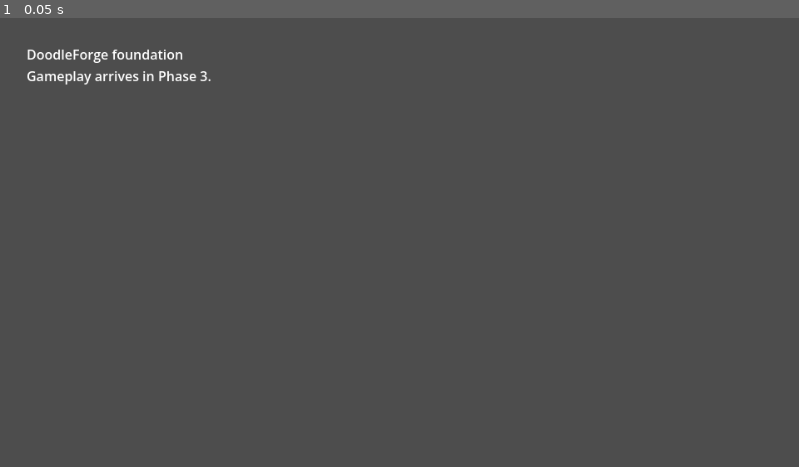
Above: before the commit, frame 1.
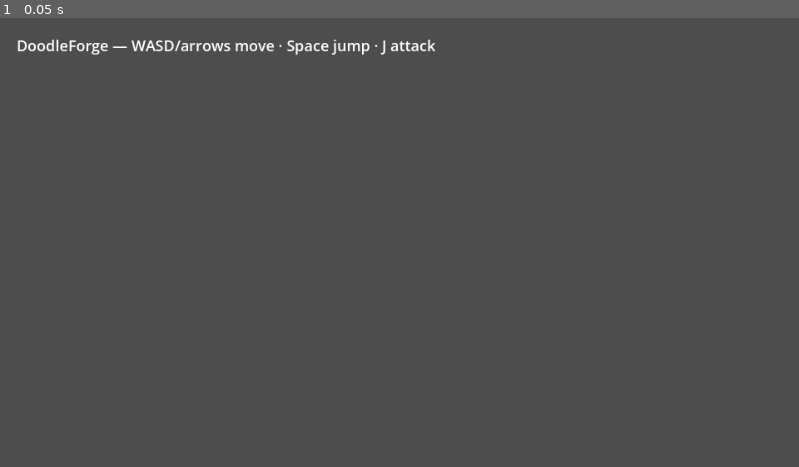
Above: after the commit, the same moment.

Repository: jacokok/doodle-forge
Game: Godot game, scene res://scenes/main.tscn
The game is run twice, just before and just after one commit, with the same random seed, the same clock (stepped at 60 frames per second) and the same inputs.
Inputs:
- Up to frame 1 (0.05 s): no input

The runs differ from the first frame. In frame 1, 1.1% of the frame differs, in the area x 2-55%, y 4-15%.

Commit message:
Busy with phase3

Diff:
--- a/apps/game/scenes/main.tscn
+++ b/apps/game/scenes/main.tscn
@@ -1,8 +1,31 @@
-[gd_scene format=3]
+[gd_scene load_steps=2 format=3]
 
-[node name="Foundation" type="Node2D"]
+[ext_resource type="Script" path="res://scripts/fighter.gd" id="1"]
 
-[node name="Message" type="Label" parent="."]
-offset_left = 32.0
-offset_top = 32.0
-text = "DoodleForge foundation\nGameplay arrives in Phase 3."
+[node name="Arena" type="Node2D"]
+y_sort_enabled = true
+
+[node name="Actors" type="Node2D" parent="."]
+y_sort_enabled = true
+
+[node name="Player" type="CharacterBody2D" parent="Actors"]
+script = ExtResource("1")
+position = Vector2(360, 330)
+
+[node name="Enemy" type="CharacterBody2D" parent="Actors"]
+script = ExtResource("1")
+position = Vector2(450, 330)
+team = 1
+
+[node name="Camera2D" type="Camera2D" parent="."]
+position = Vector2(480, 270)
+position_smoothing_enabled = true
+position_smoothing_speed = 5.0
+current = true
+
+[node name="HUD" type="CanvasLayer" parent="."]
+
+[node name="Status" type="Label" parent="HUD"]
+position = Vector2(20, 20)
+theme_override_font_sizes/font_size = 18
+text = "DoodleForge — WASD/arrows move · Space jump · J attack"
--- /dev/null
+++ b/apps/game/scripts/fighter.gd
@@ -0,0 +1,106 @@
+extends CharacterBody2D
+
+signal health_changed(current: int, maximum: int)
+signal knocked_out
+
+@export var move_speed := 180.0
+@export var maximum_health := 100
+@export var team := 0
+@export var gravity := 900.0
+@export var jump_speed := 360.0
+@export var attack_damage := 10
+@export var attack_range := 100.0
+@export var attack_startup := 0.1
+@export var attack_active := 0.15
+@export var attack_recovery := 0.2
+
+var health: int
+var elevation := 0.0
+var vertical_speed := 0.0
+var facing := 1
+var state := "idle"
+var attack_elapsed := 0.0
+var attack_targets: Dictionary = {}
+var _ko_emitted := false
+
+func _ready() -> void:
+	health = maximum_health
+
+func set_move_intent(direction: Vector2, delta: float) -> void:
+	if state == "knockout":
+		return
+	var normalized := direction.normalized()
+	velocity = normalized * move_speed
+	if direction.x != 0:
+		facing = 1 if direction.x > 0 else -1
+	if state != "attack" and state != "hurt":
+		state = "walk" if direction.length_squared() > 0 else "idle"
+	move_and_slide()
+	_step_jump(delta)
+
+func jump() -> void:
+	if elevation == 0.0 and state != "knockout":
+		vertical_speed = jump_speed
+
+func _step_jump(delta: float) -> void:
+	if elevation > 0.0 or vertical_speed > 0.0:
+		vertical_speed -= gravity * delta
+		elevation = maxf(0.0, elevation + vertical_speed * delta)
+		if elevation == 0.0:
+			vertical_speed = 0.0
+
+func begin_attack() -> void:
+	if state in ["attack", "hurt", "knockout"]:
+		return
+	state = "attack"
+	attack_elapsed = 0.0
+	attack_targets.clear()
+
+func tick_combat(delta: float, opponents: Array[Node]) -> void:
+	if state != "attack":
+		return
+	attack_elapsed += delta
+	var active_start := attack_startup
+	var active_end := active_start + attack_active
+	if attack_elapsed >= active_start and attack_elapsed < active_end:
+		for opponent in opponents:
+			if not is_instance_valid(opponent) or opponent == self or opponent.team == team or attack_targets.has(opponent.get_instance_id()):
+				continue
+			if opponent.elevation > 40.0:
+				continue
+			var offset: Vector2 = opponent.global_position - global_position
+			if offset.x * facing >= 0.0 and absf(offset.x) <= attack_range and absf(offset.y) <= 80.0:
+				attack_targets[opponent.get_instance_id()] = true
+				opponent.take_damage(attack_damage, facing)
+	if attack_elapsed >= active_end + attack_recovery:
+		state = "idle"
+
+func take_damage(amount: int, knockback_direction: int = 0) -> void:
+	if state == "knockout" or amount <= 0:
+		return
+	health = maxi(0, health - amount)
+	health_changed.emit(health, maximum_health)
+	if health == 0:
+		state = "knockout"
+		if not _ko_emitted:
+			_ko_emitted = true
+			knocked_out.emit()
+	else:
+		state = "hurt"
+		velocity.x = knockback_direction * 180.0
+
+func load_character_data(data: Dictionary) -> bool:
+	if int(data.get("schemaVersion", 0)) != 1 or not data.has("stats") or not data.has("attacks"):
+		return false
+	move_speed = float(data.stats.moveSpeed)
+	maximum_health = int(data.stats.health)
+	health = maximum_health
+	if data.attacks.is_empty():
+		return false
+	var attack: Dictionary = data.attacks[0]
+	attack_damage = int(attack.damage)
+	attack_range = float(data.hitboxes[0].rect.width) + 20.0
+	attack_startup = float(attack.startupSeconds)
+	attack_active = float(attack.activeSeconds)
+	attack_recovery = float(attack.recoverySeconds)
+	return true
--- /dev/null
+++ b/apps/game/tests/gameplay.gd
@@ -0,0 +1,50 @@
+extends SceneTree
+
+func _initialize() -> void:
+	var fighter_script = load("res://scripts/fighter.gd")
+	var player = fighter_script.new()
+	var enemy = fighter_script.new()
+	root.add_child(player)
+	root.add_child(enemy)
+	await physics_frame
+	player.position = Vector2.ZERO
+	enemy.position = Vector2(90, 0)
+	player.team = 0
+	enemy.team = 1
+	var fixture_path := "res://../../packages/contracts/fixtures/sprout/v1/character.json"
+	var file := FileAccess.open(fixture_path, FileAccess.READ)
+	if file == null:
+		fail("fixture_unavailable")
+		return
+	var parsed = JSON.parse_string(file.get_as_text())
+	if not parsed is Dictionary or not player.load_character_data(parsed):
+		fail("fixture_load_failed")
+		return
+	var origin: Vector2 = player.global_position
+	player.set_move_intent(Vector2(1, 1), 1.0 / 60.0)
+	if player.global_position == origin:
+		fail("movement_failed")
+		return
+	var ground_position: Vector2 = player.global_position
+	player.jump()
+	player._step_jump(0.1)
+	if player.elevation <= 0.0 or player.global_position != ground_position:
+		fail("jump_ground_separation_failed")
+		return
+	player.elevation = 0.0
+	player.begin_attack()
+	var opponents: Array[Node] = [enemy]
+	player.tick_combat(0.11, opponents)
+	if enemy.health != 90:
+		fail("attack_damage_failed")
+		return
+	player.tick_combat(0.05, opponents)
+	if enemy.health != 90:
+		fail("attack_deduplication_failed")
+		return
+	print('{"suite":"gameplay","status":"passed","assertions":5}')
+	quit(0)
+
+func fail(reason: String) -> void:
+	print(JSON.stringify({"suite": "gameplay", "status": "failed", "reason": reason}))
+	quit(1)
--- a/apps/game/tests/startup.gd
+++ b/apps/game/tests/startup.gd
@@ -7,7 +7,7 @@
 		return
 	var instance := scene.instantiate()
 	root.add_child(instance)
-	if not instance is Node2D or not instance.get_node_or_null("Message") is Label:
+	if not instance is Node2D or not instance.get_node_or_null("Actors/Player") is CharacterBody2D:
 		fail("main_scene_structure")
 		return
 	if ProjectSettings.get_setting("rendering/renderer/rendering_method") != "gl_compatibility":
Not shown, added: apps/game/scripts/fighter.gd.uid
Not shown, added: apps/game/tests/gameplay.gd.uid
Not shown, changed: plans/13-decisions-and-tradeoffs.md
Not shown, changed: plans/14-progress.md
Not shown, changed: tools/godot-validation/run.mjs
